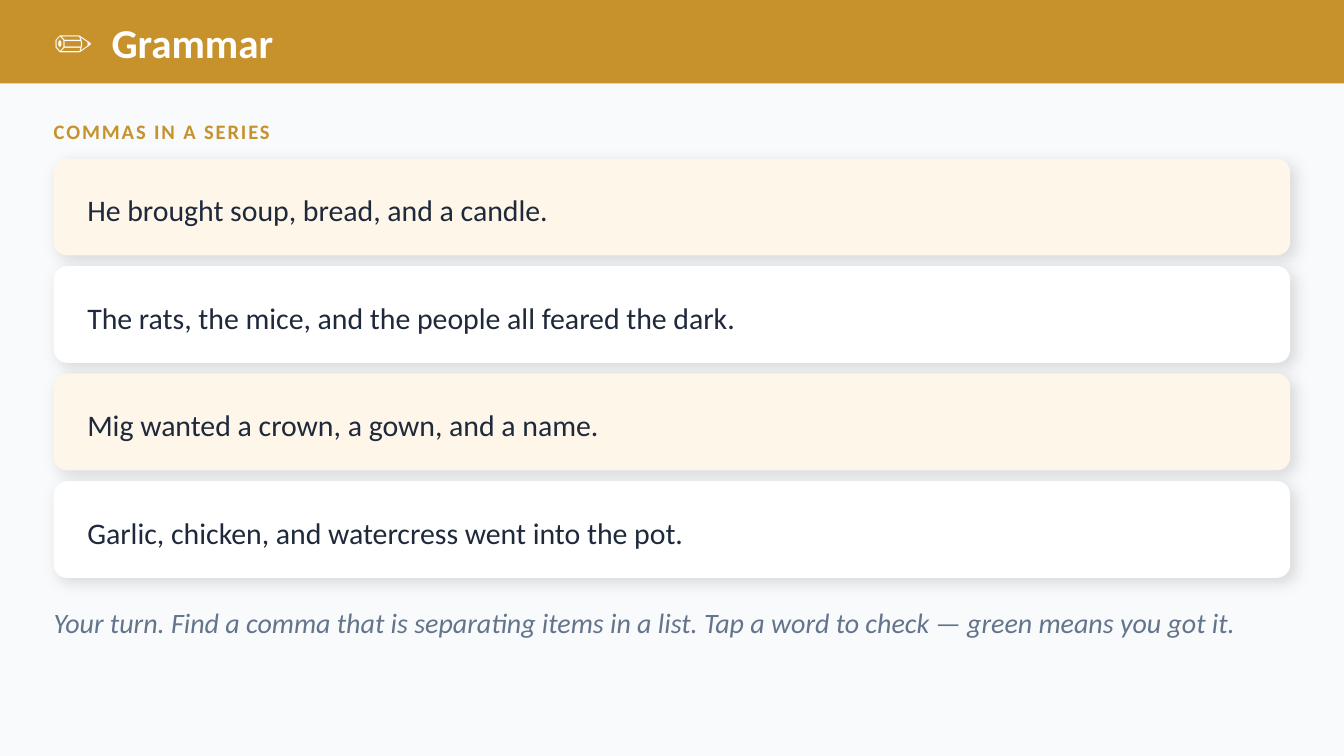
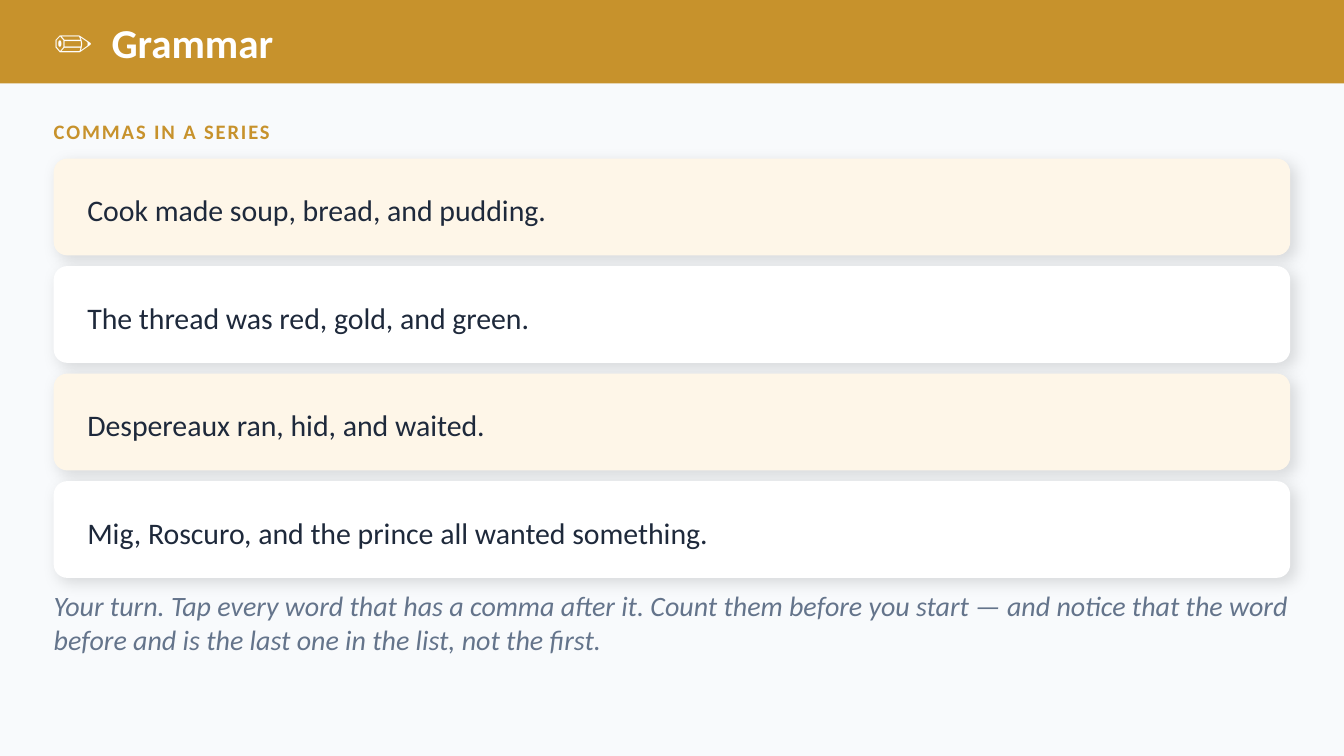
Before and after one commit to optimaondemand/optima-3rd-ela, a slide deck: slide 14 of Planning docs/Slides/lesson-14-2-teacher-slides.pptx (slide 11 before the commit). Drawn at 1344x756 pixels with LibreOffice and Linux fonts; fonts in the diff are those of the drawing. Boxes give left, top, right and bottom in pixels: in the first picture for what was removed or moved away, otherwise in the second. Text is boxed around its words. In the diff, an @@ line names an element or a change of style, - is before the commit and + after.

```diff
--- a/Planning docs/Slides/lesson-14-2-teacher-slides.pptx
+++ b/Planning docs/Slides/lesson-14-2-teacher-slides.pptx
@@ text at (87, 200, 546, 226): text changed @@
-He brought soup, bread, and a candle.
+Cook made soup, bread, and pudding.
@@ text at (87, 308, 529, 334): text changed @@
-The rats, the mice, and the people all feared the dark.
+The thread was red, gold, and green.
@@ text at (87, 415, 485, 441): text changed @@
-Mig wanted a crown, a gown, and a name.
+Despereaux ran, hid, and waited.
@@ text at (87, 523, 707, 549): text changed @@
-Garlic, chicken, and watercress went into the pot.
+Mig, Roscuro, and the prince all wanted something.
@@ text at (54, 596, 1287, 654): text changed @@
-Your turn. Find a comma that is separating items in a list. Tap a word to check — green means you got it.
+Your turn. Tap every word that has a comma after it. Count them before you start — and notice that the word before and is the last one in the list, not the first.
```
Also in this commit, not shown: 4 other slides changed, 6 slides added, 3 slides removed, 42 other files.
